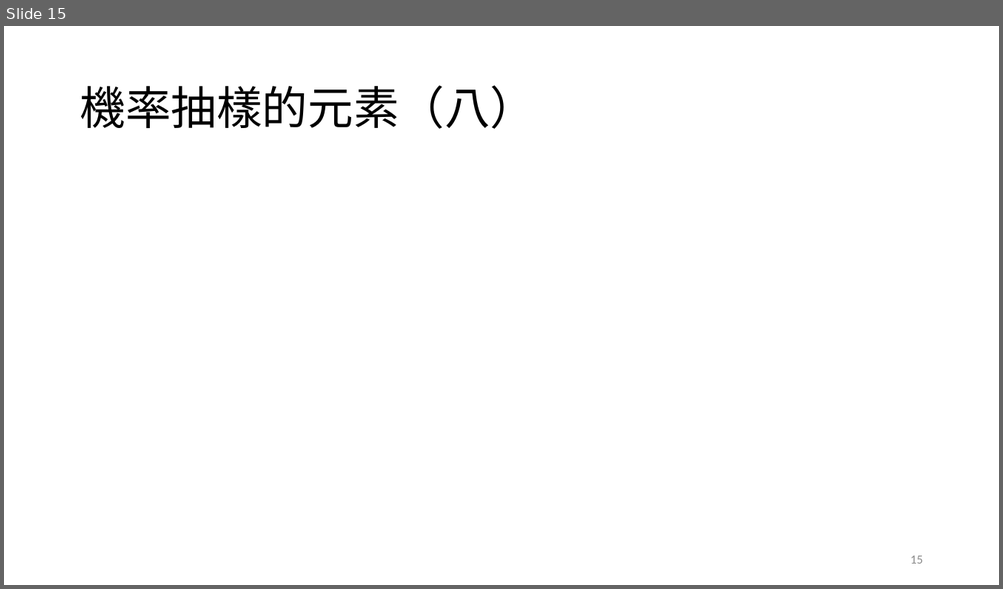
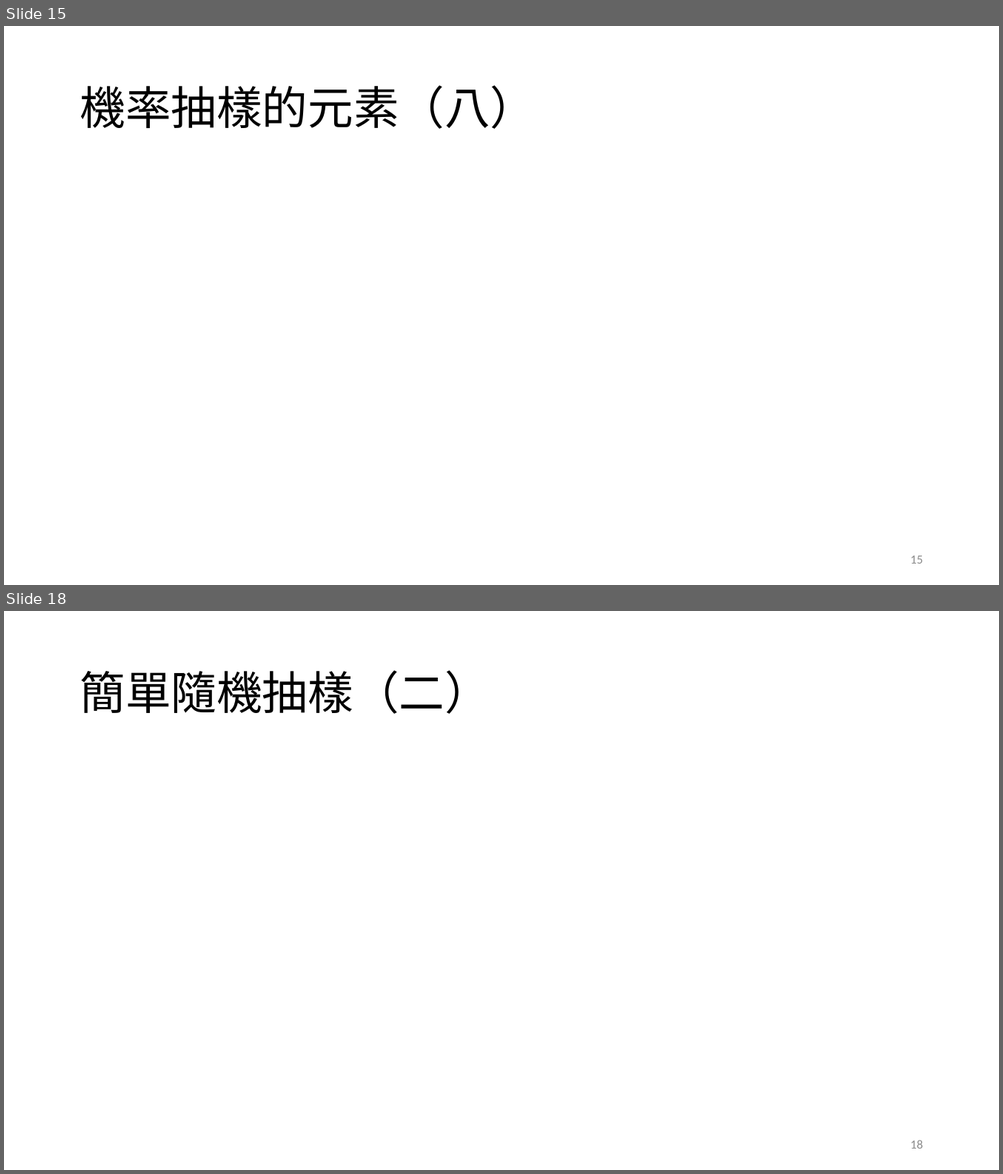
Before and after one commit to TsaiChiahung/PublicOpinion2026, a slide deck: 投影片/民意與調查Week5.pptx. Shown one above the other, each under a label of ours: slide 15 before the commit, slides 15 and 18 after it; the slides between them are not shown. The pictures are 1003x589 and 1003x1174 pixels, drawn with LibreOffice and Linux fonts; fonts in the diff are those of the drawing; grey boxes stand for pictures. Boxes give left, top, right and bottom in pixels: in the first picture for what was removed or moved away, otherwise in the second. Text is boxed around its words. In the diff, an @@ line names an element or a change of style, - is before the commit and + after.

```diff
--- a/投影片/民意與調查Week5.pptx
+++ b/投影片/民意與調查Week5.pptx
@@ slide 18 added at (4, 611, 999, 1170), background #FFFFFF @@
@@ title added at (79, 670, 489, 714), 44 pt, text #000000 @@
+簡單隨機抽樣（二）
@@ page number added at (910, 1140, 922, 1149), 12 pt, text #8C8C8C @@
+18
```
Also in this commit, not shown: 1 slide changed, 9 other slides added.
